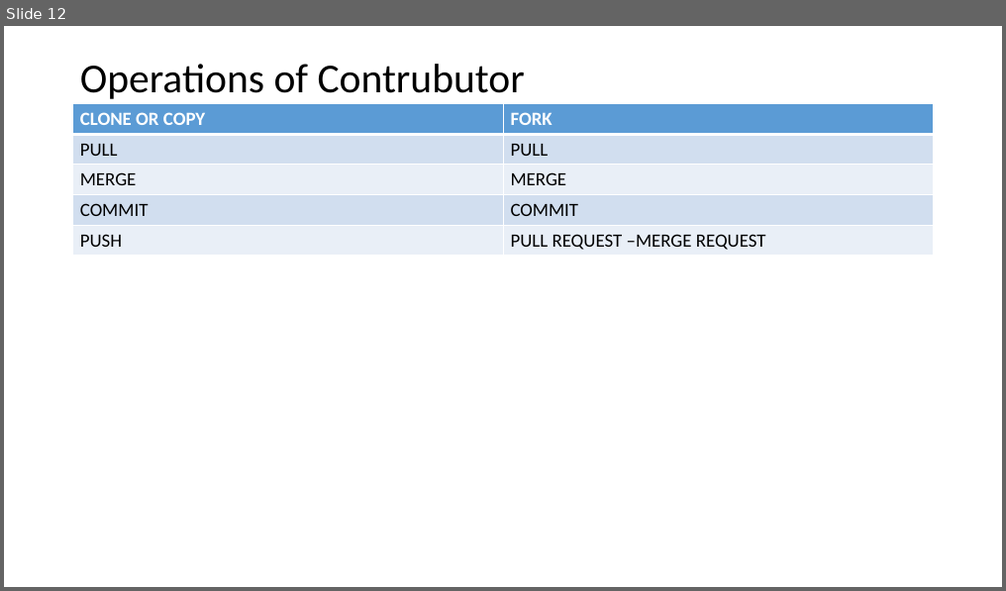
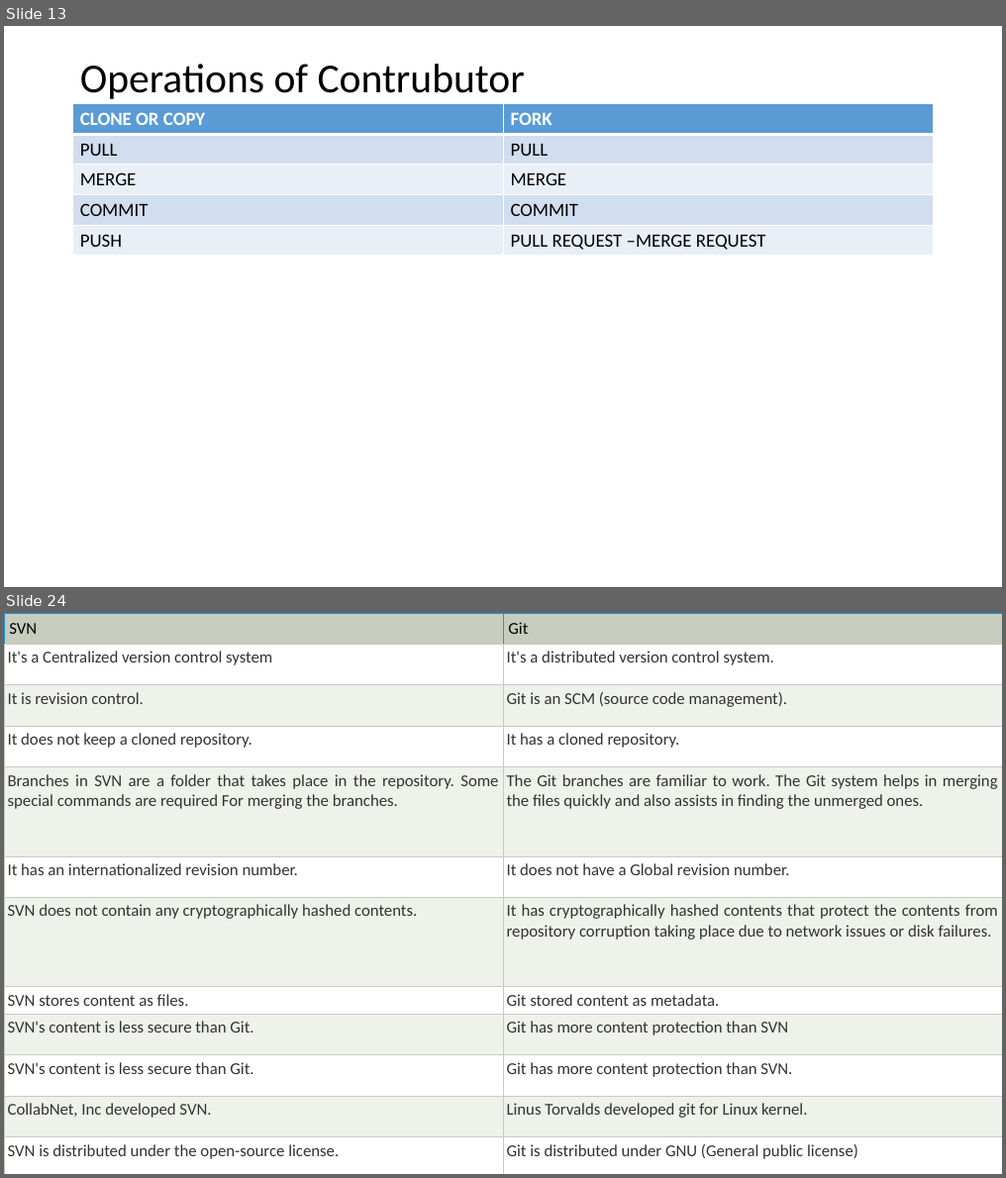
Before and after one commit to mhgulen/Dosyalar, a slide deck: Version Control Protocols.pptx. Shown one above the other, each under a label of ours: slide 12 before the commit, slides 13 and 24 after it; the slides between them are not shown. The pictures are 1006x591 and 1006x1178 pixels, drawn with LibreOffice and Linux fonts; fonts in the diff are those of the drawing. Boxes give left, top, right and bottom in pixels: in the first picture for what was removed or moved away, otherwise in the second. Text is boxed around its words. In the diff, an @@ line names an element or a change of style, - is before the commit and + after.

```diff
--- a/Version Control Protocols.pptx
+++ b/Version Control Protocols.pptx
@@ slide 24 added at <box>4,613,1002,1174</box>, background #FFFFFF @@
@@ table added at <box>4,613,1002,1174</box>, 12 rows, 2 columns @@
+SVN | Git
+It's a Centralized version control system | It's a distributed version control system.
+It is revision control. | Git is an SCM (source code management).
+It does not keep a cloned repository. | It has a cloned repository.
+Branches in SVN are a folder that takes place in the repository. Some special commands are required For merging the branches. | The Git branches are familiar to work. The Git system helps in merging the files quickly and also assists in finding the unmerged ones.
+It has an internationalized revision number. | It does not have a Global revision number.
+SVN does not contain any cryptographically hashed contents. | It has cryptographically hashed contents that protect the contents from repository corruption taking place due to network issues or disk failures.
+SVN stores content as files. | Git stored content as metadata.
+SVN's content is less secure than Git. | Git has more content protection than SVN
+SVN's content is less secure than Git. | Git has more content protection than SVN.
+CollabNet, Inc developed SVN. | Linus Torvalds developed git for Linux kernel.
+SVN is distributed under the open-source license. | Git is distributed under GNU (General public license)
@@ what was slide 12 is now slide 13 @@
```
Also in this commit, not shown: 3 slides changed, 10 other slides added, 2 other files.
